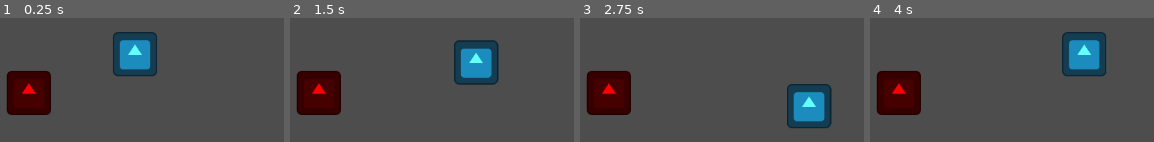
Above: before the commit, frames 1-4 (left to right).
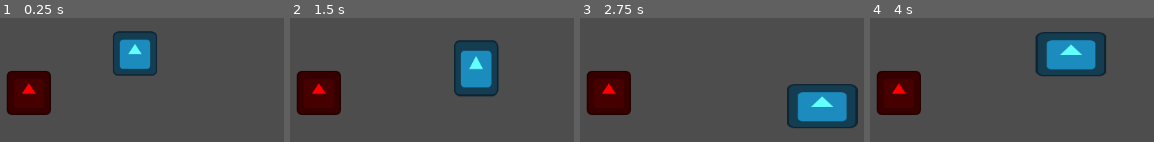
Above: after the commit, the same moments.

Repository: shafayatb/basic-2d-top-down-example
Game: Godot game, scene res://playground.tscn
The game is run twice, just before and just after one commit, with the same random seed, the same clock (stepped at 60 frames per second) and the same inputs. The project has no main scene, so this scene is started directly. The engine's default icon, where the game draws it, is replaced by a stand-in: a white triangle on a blue panel in a dark square.
Inputs:
- Up to frame 1 (0.25 s): no input
- Up to frame 2 (1.5 s): tap Enter at 0.5 s; hold Right (ui_right) 0.53-1.28 s; tap Ctrl (Dash) at 0.6, 1.35 s; hold Down (ui_down) from 1.28 s (still down)
- Up to frame 3 (2.75 s): release Down (ui_down) at 2.03 s; hold Right (ui_right) from 2.03 s (still down); tap Ctrl (Dash) at 2.1 s
- Up to frame 4 (4 s): release Right (ui_right) at 2.78 s; hold Up (ui_up) 2.78-3.53 s; tap Ctrl (Dash) at 2.85, 3.6 s; hold Left (ui_left) from 3.53 s (still down)

The runs differ from the first frame. In frame 1, 0.5% of the frame differs, in the area x 40-55%, y 10-47%; in frame 2, 2.8%; in frame 3, 4.9%; in frame 4, 5.0%, in the area x 58-84%, y 11-47%.

Commit message:
6a. Switched animation to travel mode.

Diff:
--- a/player/player.gd
+++ b/player/player.gd
@@ -2,6 +2,8 @@
 
 
 @onready var animation_tree: AnimationTree = $AnimationTree
+@onready var playback: AnimationNodeStateMachinePlayback = \
+	animation_tree.get("parameters/playback")
 
 const max_speed: int = 100
 const acceleration: int = 9
@@ -26,12 +28,11 @@
 
 	move_and_slide()
 
-	if input != Vector2.ZERO:
-		animation_tree["parameters/conditions/is_moving"] = true
-		animation_tree["parameters/conditions/not_moving"] = false
+	if input.length() > 0.01:
+		playback.travel("Move")
 	else:
-		animation_tree["parameters/conditions/is_moving"] = false
-		animation_tree["parameters/conditions/not_moving"] = true
+		playback.travel("Idle")
+
 
 	animation_tree["parameters/Idle/blend_position"] = input
 	animation_tree["parameters/Move/blend_position"] = input
--- a/player/player.tscn
+++ b/player/player.tscn
@@ -218,7 +218,6 @@
 blend_point_2/pos = Vector2(0, 1)
 blend_point_3/node = SubResource("AnimationNodeAnimation_ebec5")
 blend_point_3/pos = Vector2(0, -1)
-blend_mode = 1
 
 [sub_resource type="AnimationNodeStateMachineTransition" id="AnimationNodeStateMachineTransition_wodsf"]
 
